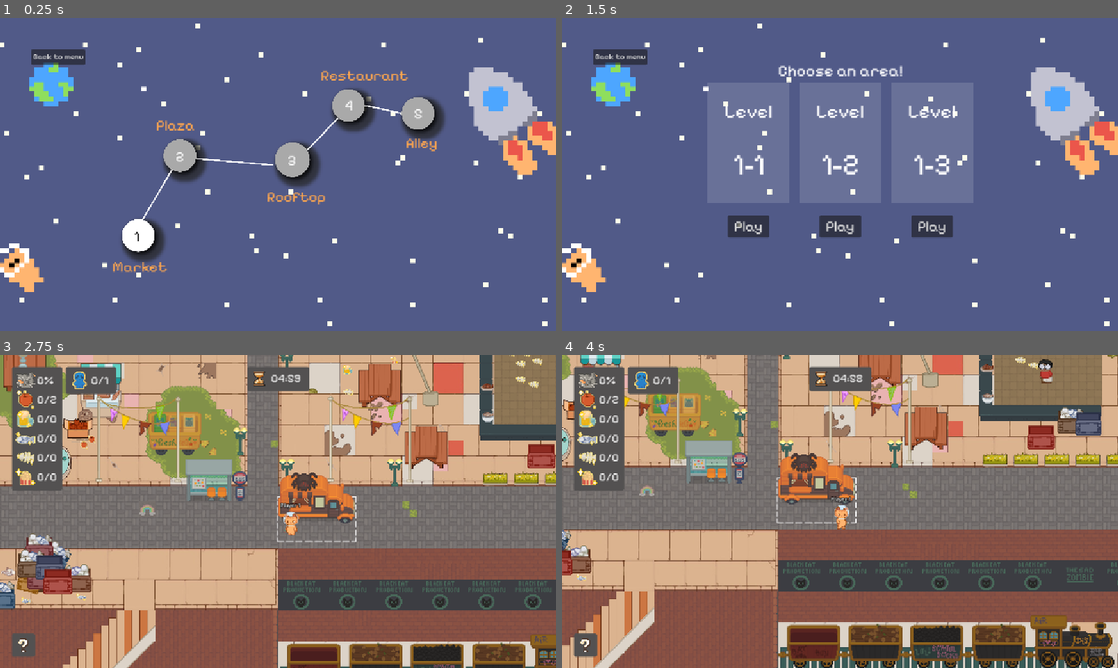
Above: before the commit, frames 1-4 (two rows, left to right).
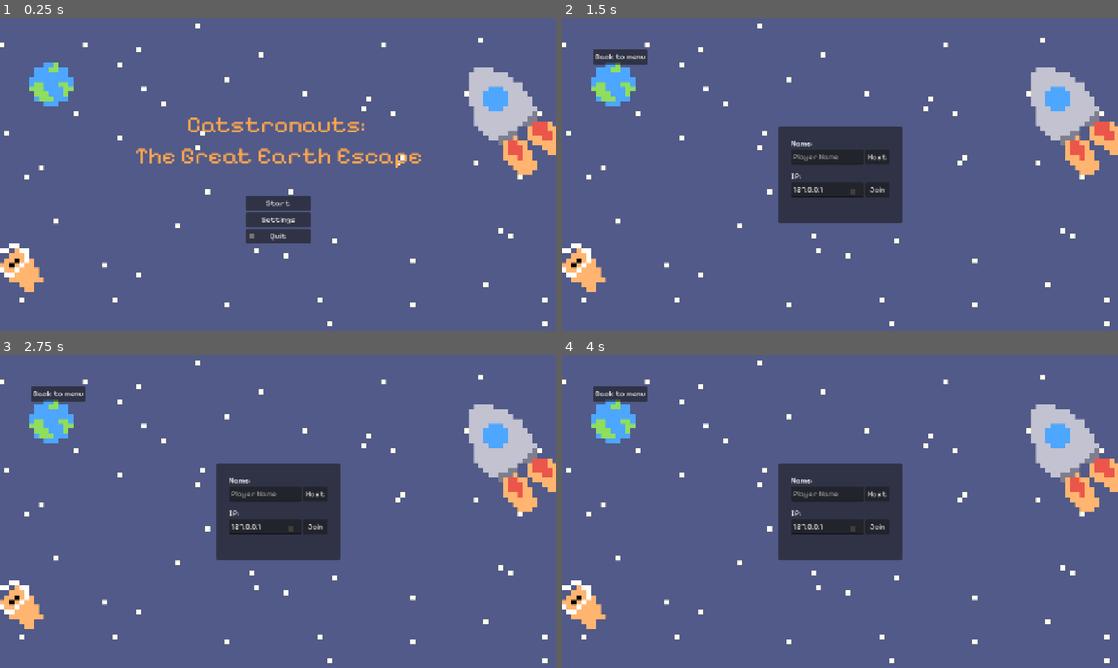
Above: after the commit, the same moments.

Repository: Lambozhuang/project-cats
Game: Godot game, scene res://ui/lobby.tscn
Same seed, same stepped clock (60 frames per second), same inputs: the game is played once before the commit and once after it.
Inputs (mouse positions are in pixels of both pictures, inside the frame that each line leads up to):
- Up to frame 1 (0.25 s): no input
- Up to frame 2 (1.5 s): click (840, 202) at 0.5 s, where only the run after the commit has a clickable "Start"; click (701, 237) at 1.25 s, where only the run before the commit has a clickable "1"
- Up to frame 3 (2.75 s): click (189, 561) at 2 s, where only the run before the commit has a clickable "Play"
- Up to frame 4 (4 s): hold Right (move_right) 2.78-3.53 s; tap J (carry) at 2.85 s; hold Down (move_down) from 3.53 s (still down); tap K (interact) at 3.6 s

The runs differ from the first frame. In frame 1, 8.8% of the frame differs, in the area x 5-81%, y 10-82%; in frame 2, 9.4%; in frame 3, 100%; in frame 4, 100%, in the area x 0-100%, y 0-100%.

Commit message:
change numbers for testing

Diff:
--- a/level/demo_1.gd
+++ b/level/demo_1.gd
@@ -4,12 +4,12 @@
 @export var isRegularBgmPlaying := true
 var _lastRegularBgmPlaying := true
 
-const APPLE_REQUIRED := 2
-const BEER_REQUIRED := 0
-const FISH_REQUIRED := 0
-const FISH_BONE_REQUIRED := 0
-const POP_CORN_REQUIRED := 0
-const ET_REQUIRED := 0
+const APPLE_REQUIRED := 5
+const BEER_REQUIRED := 5
+const FISH_REQUIRED := 5
+const FISH_BONE_REQUIRED := 5
+const POP_CORN_REQUIRED := 5
+const ET_REQUIRED := 1
 
 var item_required_counts := {
 	"apple": APPLE_REQUIRED,
--- a/ui/lobby.tscn
+++ b/ui/lobby.tscn
@@ -61,7 +61,6 @@
 stretch_mode = 6
 
 [node name="Start" type="Control" parent="."]
-visible = false
 layout_mode = 1
 anchors_preset = 15
 anchor_right = 1.0
@@ -681,6 +680,7 @@
 text = "Ready!"
 
 [node name="Maps" type="Control" parent="."]
+visible = false
 layout_mode = 1
 anchors_preset = 15
 anchor_right = 1.0
